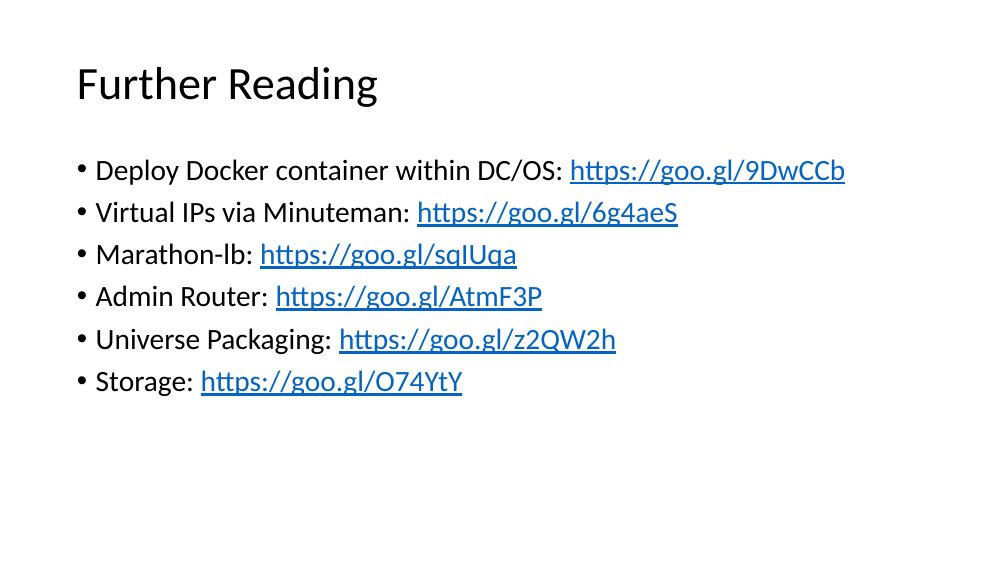
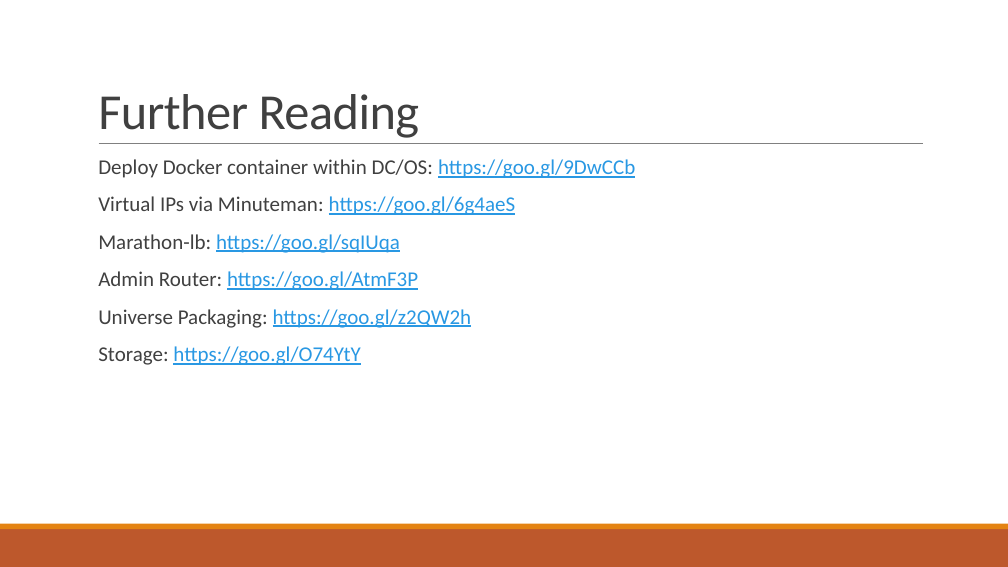
Before and after one commit to gisjedi/deployments-on-dcos, a slide deck: slide 14 of dockerizerd-applications.pptx (slide 13 before the commit). Drawn at 1008x567 pixels with LibreOffice and Linux fonts; fonts in the diff are those of the drawing. Boxes give left, top, right and bottom in pixels: in the first picture for what was removed or moved away, otherwise in the second. Text is boxed around its words. In the diff, an @@ line names an element or a change of style, - is before the commit and + after.

```diff
--- a/dockerizerd-applications.pptx
+++ b/dockerizerd-applications.pptx
@@ title "Further Reading": place and size @@
-title "Further Reading" at [77, 67, 378, 107]
+title "Further Reading" at [98, 94, 420, 138]
@@ title "Further Reading" at [98, 94, 420, 138]: size 44 to 48 pt, text colour #000000 to #404040, letter spacing 0 to -0.5 pt; line spacing 0.9 to 0.85; vertical alignment middle to bottom @@
@@ line added from (99, 144) to (923, 144), #808080 0.5 pt @@
@@ text "Deploy Docker container within DC/OS: ..." at [98, 159, 635, 365]: size 28 to 20 pt; text colour #000000 to #404040 in "Deploy Docker container within DC/OS:", "Virtual IPs via Minuteman:", "Marathon-lb:", "Admin Router:" and 2 more places; text colour #0563C1 to #2998E3 in "https://goo.gl/9DwCCb", "https://goo.gl/6g4aeS", "https://goo.gl/sqIUqa", "https://goo.gl/AtmF3P" and 2 more places; bullet • to  ; more space between paragraphs @@
@@ rectangle added at [0, 529, 1008, 567], fill #BD582C @@
@@ rectangle added at [0, 524, 1008, 529], fill #E48312 @@
```
Also in this commit, not shown: 13 other slides changed, 1 slide added, 2 other files.
